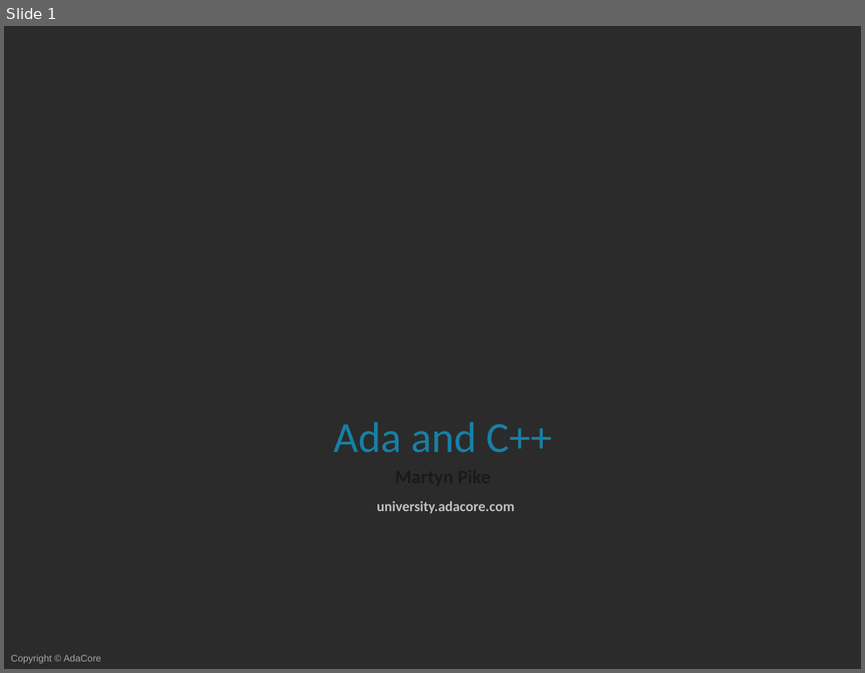
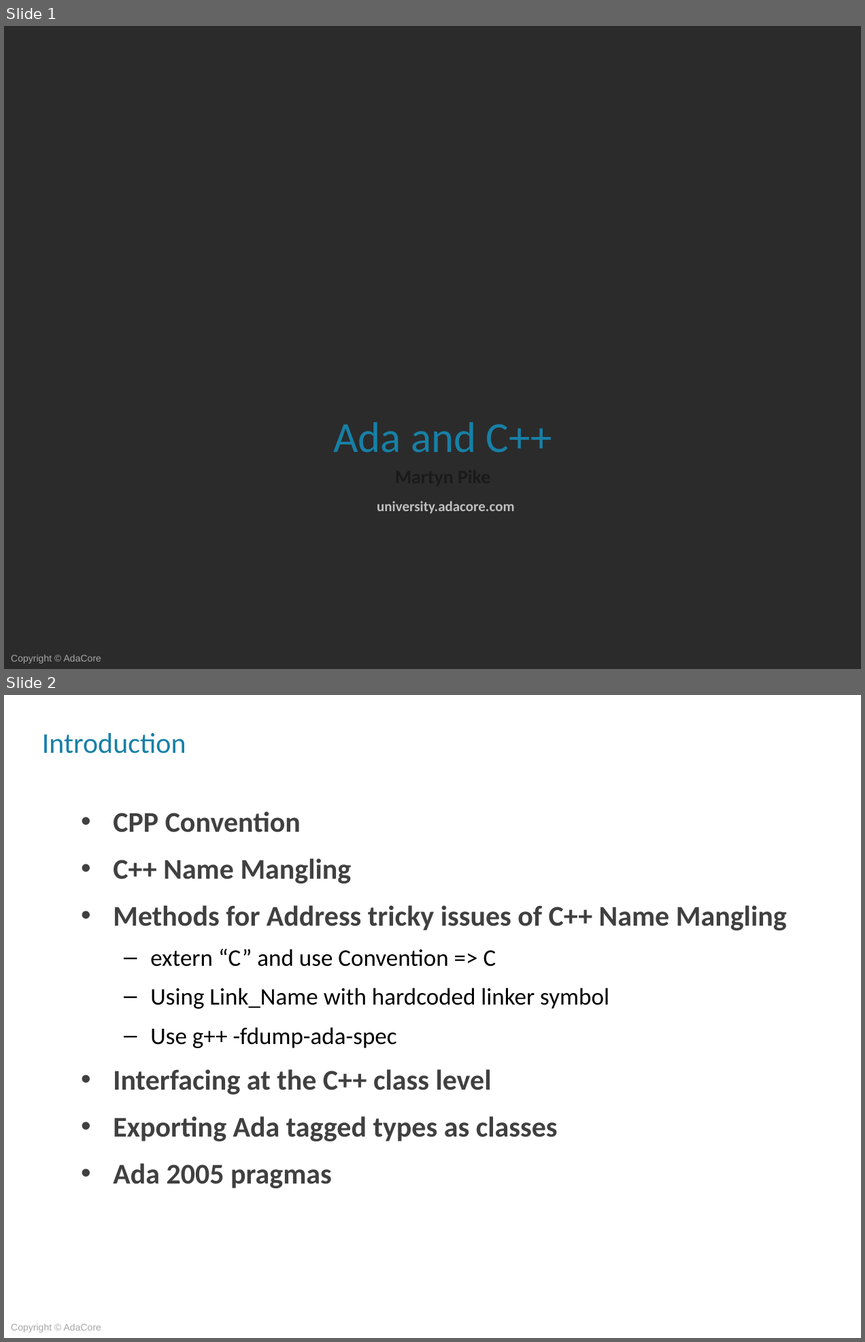
Before and after one commit to AdaCoreU/Courses, a slide deck: lectures/04_Mixed_Language_Programming_In_Ada/03_Ada_and_C++/Slides/03_Ada_and_C++.pptx. Shown one above the other, each under a label of ours: slide 1 before the commit, slides 1 and 2 after it. The pictures are 865x673 and 865x1342 pixels, drawn with LibreOffice and Linux fonts; fonts in the diff are those of the drawing; background and template pictures are left out; a plain dark background stands for a picture behind light text. Boxes give left, top, right and bottom in pixels: in the first picture for what was removed or moved away, otherwise in the second. Text is boxed around its words. In the diff, an @@ line names an element or a change of style, - is before the commit and + after.

```diff
--- a/lectures/04_Mixed_Language_Programming_In_Ada/03_Ada_and_C++/Slides/03_Ada_and_C++.pptx
+++ b/lectures/04_Mixed_Language_Programming_In_Ada/03_Ada_and_C++/Slides/03_Ada_and_C++.pptx
@@ slide 2 added at (4, 695, 861, 1338), background picture (left out); not listed: 1 template element that a slide beside it also shows @@
@@ title added at (42, 732, 186, 753), 24 pt, text #1780A6 @@
+Introduction
@@ text added at (113, 811, 787, 1188), 24 pt, text #404040, bold @@
+• CPP Convention
+• C++ Name Mangling
+• Methods for Address tricky issues of C++ Name Mangling
+  – extern “C” and use Convention => C
+  – Using Link_Name with hardcoded linker symbol
+  – Use g++ -fdump-ada-spec
+• Interfacing at the C++ class level
+• Exporting Ada tagged types as classes
+• Ada 2005 pragmas
```
Also in this commit, not shown: 7 other slides added, 1 slide removed.
